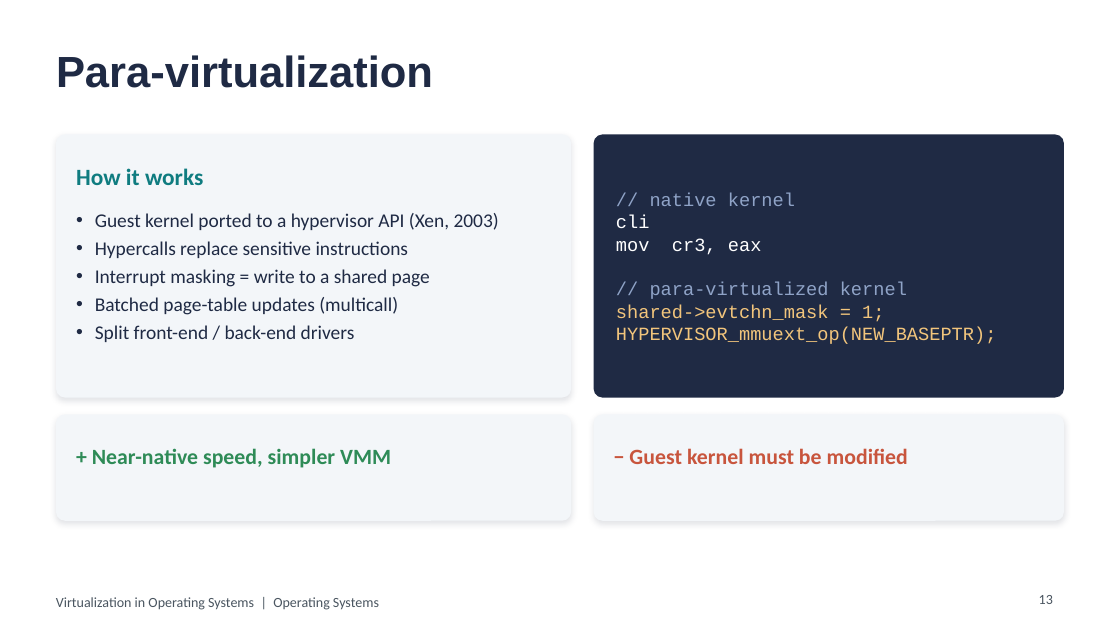
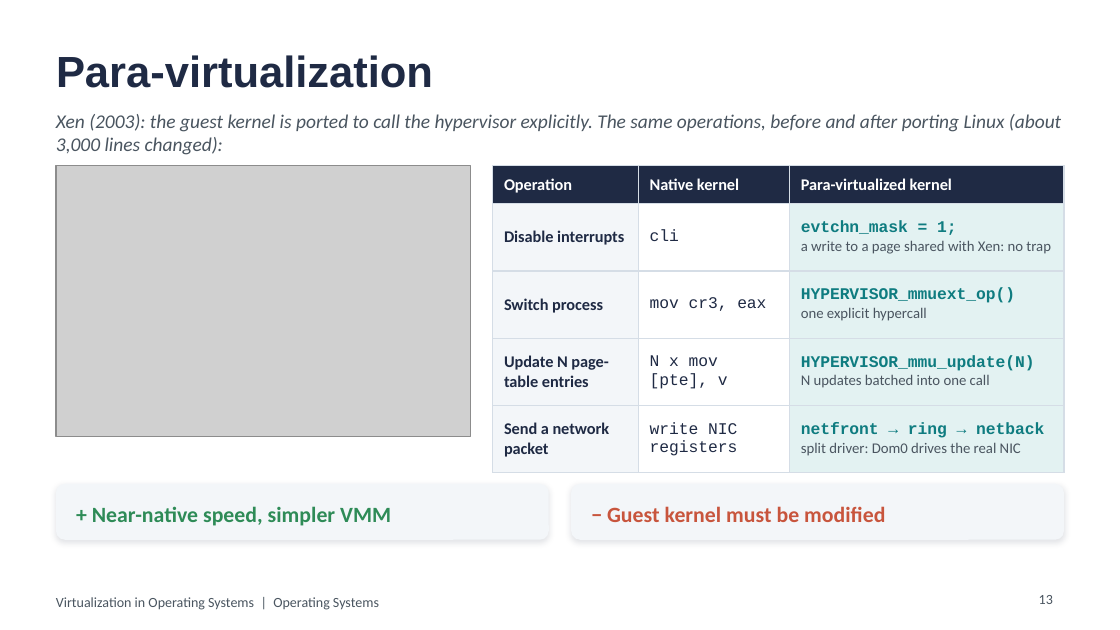
Before and after one commit to aliyassine22/OS-Virtualization, a slide deck: slide 13 of presentation/powerpoint/Virtualization_in_OS.pptx. Drawn at 1120x630 pixels with LibreOffice and Linux fonts; fonts in the diff are those of the drawing; grey boxes stand for pictures. Boxes give left, top, right and bottom in pixels: in the first picture for what was removed or moved away, otherwise in the second. Text is boxed around its words. In the diff, an @@ line names an element or a change of style, - is before the commit and + after.

```diff
--- a/presentation/powerpoint/Virtualization_in_OS.pptx
+++ b/presentation/powerpoint/Virtualization_in_OS.pptx
@@ text added at (56, 114, 1061, 155), 12.5 pt, text #4A5560, italic @@
+Xen (2003): the guest kernel is ported to call the hypervisor explicitly. The same operations, before and after porting Linux (about 3,000 lines changed):
@@ rounded rectangle removed at (56, 134, 571, 398) @@
@@ picture added at (56, 166, 470, 437) @@
@@ text removed at (76, 168, 203, 185) @@
-How it works
@@ table added at (493, 166, 1064, 461), 5 rows, 3 columns @@
+Operation | Native kernel | Para-virtualized kernel
+Disable interrupts | cli | evtchn_mask = 1; / a write to a page shared with Xen: no trap
+Switch process | mov cr3, eax | HYPERVISOR_mmuext_op() / one explicit hypercall
+Update N page-table entries | N x mov [pte], v | HYPERVISOR_mmu_update(N) / N updates batched into one call
+Send a network packet | write NIC registers | netfront → ring → netback / split driver: Dom0 drives the real NIC
@@ text removed at (616, 193, 997, 344) @@
-// native kernel
-cli
-mov cr3, eax
-// para-virtualized kernel
-shared->evtchn_mask = 1;
-HYPERVISOR_mmuext_op(NEW_BASEPTR);
@@ text removed at (95, 213, 499, 342) @@
-• Guest kernel ported to a hypervisor API (Xen, 2003)
-• Hypercalls replace sensitive instructions
-• Interrupt masking = write to a shared page
-• Batched page-table updates (multicall)
-• Split front-end / back-end drivers
@@ rounded rectangle removed at (594, 414, 1064, 521) @@
@@ rounded rectangle: place and size @@
-rounded rectangle at (594, 134, 1064, 398)
+rounded rectangle at (56, 484, 549, 540)
@@ rounded rectangle at (56, 484, 549, 540): fill #1F2A44 to #F3F6F9; shadow on; proportions changed @@
@@ text "+ Near-native speed, simpler VMM": place and size @@
-text "+ Near-native speed, simpler VMM" at (92, 448, 391, 468)
+text "+ Near-native speed, simpler VMM" at (92, 506, 391, 526)
@@ rounded rectangle: place and size @@
-rounded rectangle at (56, 414, 571, 521)
+rounded rectangle at (571, 484, 1064, 540)
@@ rounded rectangle at (571, 484, 1064, 540): proportions changed @@
@@ text "− Guest kernel must be ...": place and size @@
-text "− Guest kernel must be ..." at (629, 448, 908, 464)
+text "− Guest kernel must be ..." at (607, 506, 885, 522)
```
Also in this commit, not shown: 14 other slides changed, 26 other files.
